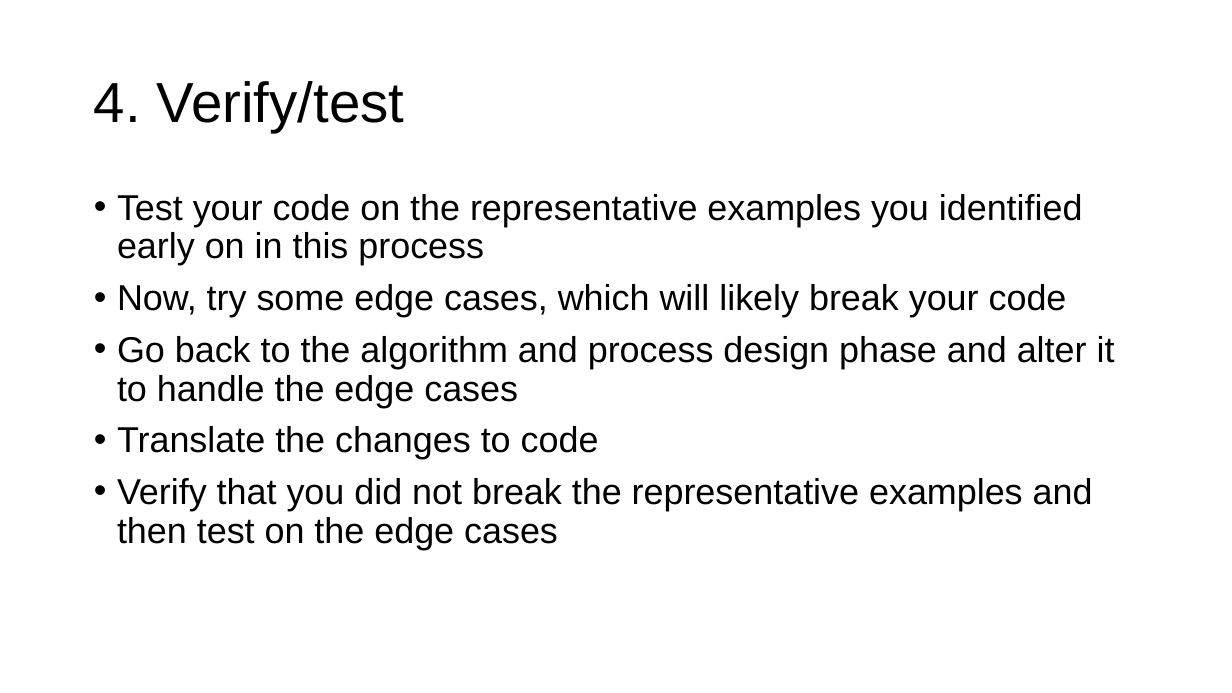
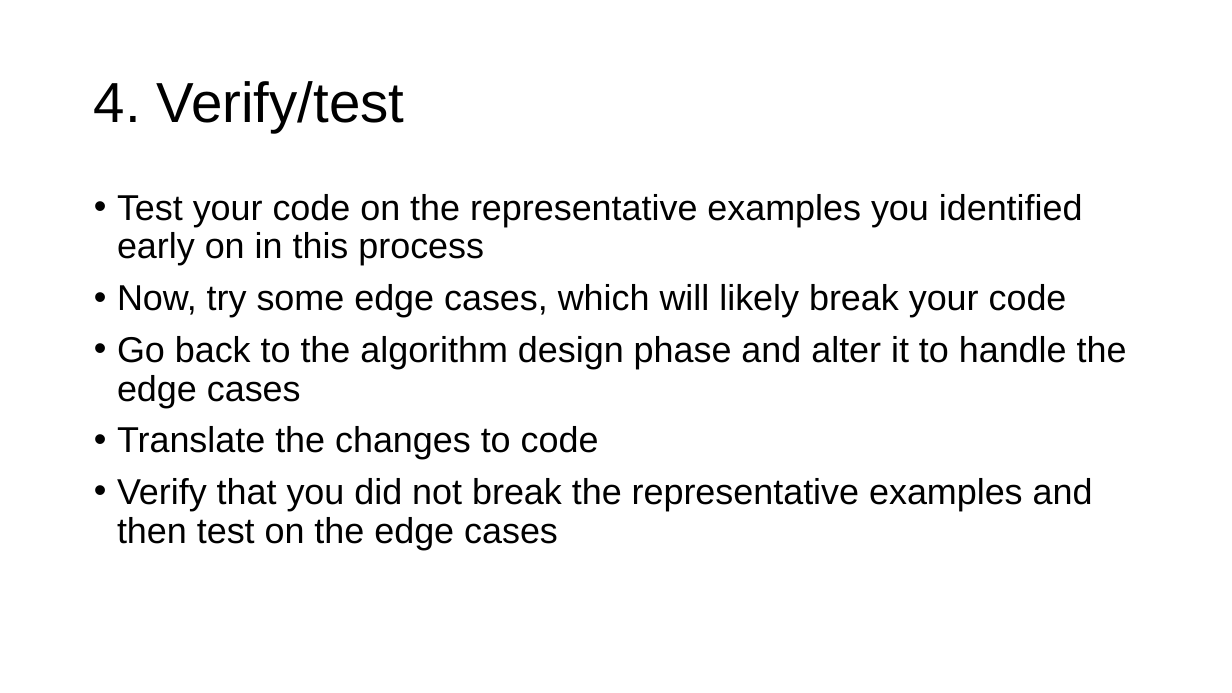
Before and after one commit to parrt/msds501, a slide deck: slide 13 of slides/problem-solving.pptx. Drawn at 1232x693 pixels with LibreOffice and Linux fonts; fonts in the diff are those of the drawing; background and template pictures are left out. Boxes give left, top, right and bottom in pixels: in the first picture for what was removed or moved away, otherwise in the second. Text is boxed around its words. In the diff, an @@ line names an element or a change of style, - is before the commit and + after.

```diff
--- a/slides/problem-solving.pptx
+++ b/slides/problem-solving.pptx
@@ text at [117, 336, 1127, 408]: text changed @@
-• Go back to the algorithm and process design phase and alter it to handle the edge cases
+• Go back to the algorithm design phase and alter it to handle the edge cases
```
Also in this commit, not shown: 3 other slides changed, 10 other files.
